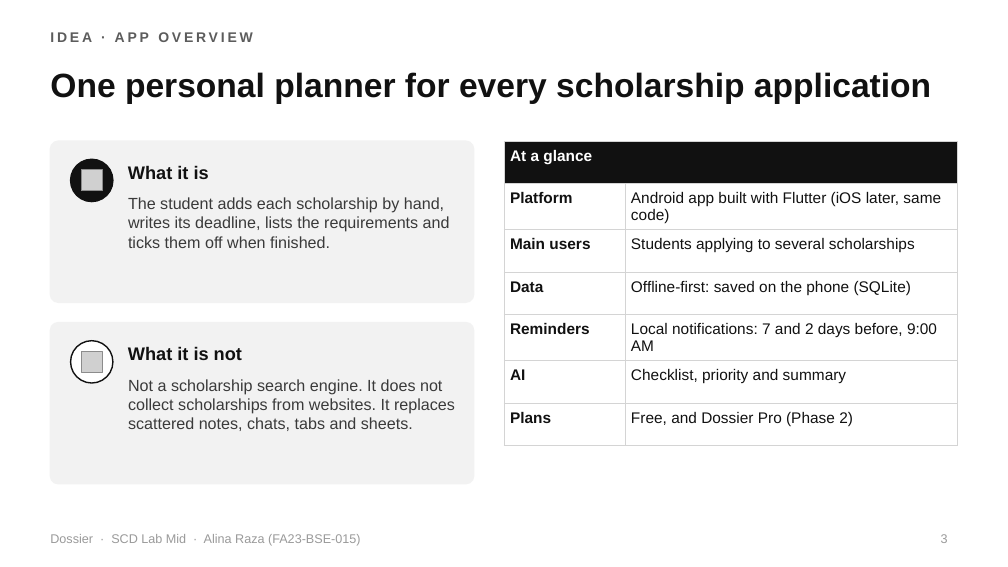
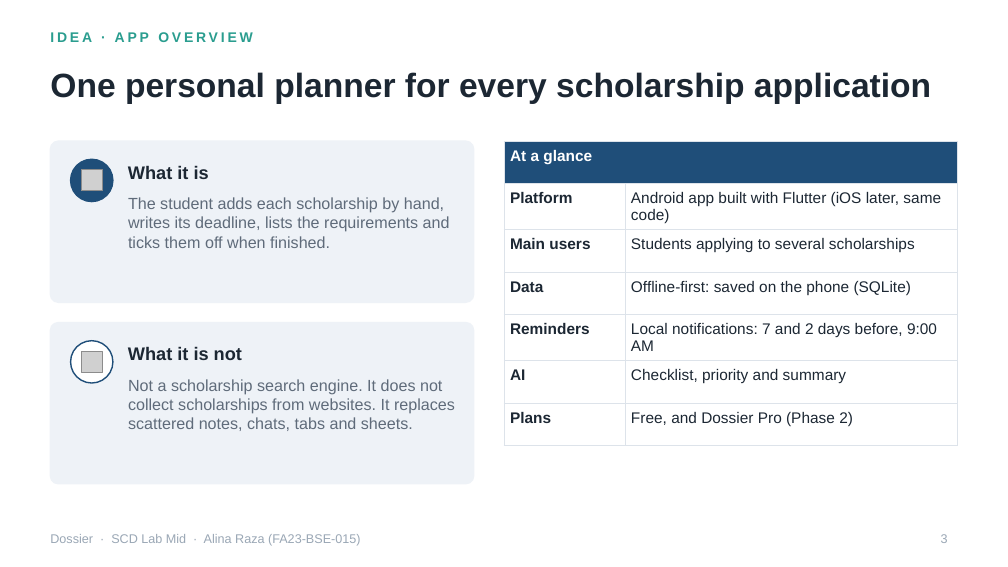
Before and after one commit to alinaraza2017/dossier, a slide deck: slide 3 of presentation_prep/02_Dossier_SCD_Lab_Mid.pptx. Drawn at 1008x567 pixels with LibreOffice and Linux fonts; fonts in the diff are those of the drawing; grey boxes stand for pictures. Boxes give left, top, right and bottom in pixels: in the first picture for what was removed or moved away, otherwise in the second. Text is boxed around its words. In the diff, an @@ line names an element or a change of style, - is before the commit and + after.

```diff
--- a/presentation_prep/02_Dossier_SCD_Lab_Mid.pptx
+++ b/presentation_prep/02_Dossier_SCD_Lab_Mid.pptx
@@ text "IDEA · APP OVERVIEW" at <box>50,32,253,42</box>: text colour #5C5C5C to #2A9D8F @@
@@ rounded rectangle at <box>50,141,474,302</box>: fill #F2F2F2 to #EEF2F7; outline #F2F2F2 1 pt to #EEF2F7 1 pt @@
@@ table at <box>504,141,958,430</box> @@
@@ fill #111111 to #1F4E79 in row 1, column 1 @@
@@ text colour #111111 to #1C2733 @@
@@ borders changed @@
@@ ellipse at <box>71,159,113,202</box>: fill #111111 to #1F4E79; outline #111111 1 pt to #1F4E79 1 pt @@
@@ text "The student adds each scholarship ..." at <box>128,197,450,248</box>: text colour #3A3A3A to #5F6B7A @@
@@ rounded rectangle at <box>50,323,474,484</box>: fill #F2F2F2 to #EEF2F7; outline #F2F2F2 1 pt to #EEF2F7 1 pt @@
@@ ellipse at <box>71,341,113,383</box>: outline #111111 1 pt to #1F4E79 1 pt @@
@@ text colour #111111 to #1C2733 in 3 elements at <box>50,72,931,104</box>, <box>128,165,209,179</box>, <box>128,346,242,360</box> @@
@@ text "Not a scholarship search engine. ..." at <box>128,379,455,431</box>: text colour #3A3A3A to #5F6B7A @@
@@ text "Dossier · SCD Lab Mid ..." at <box>50,534,360,546</box>: text colour #9A9A9A to #9AA7B5 @@
@@ page number at <box>941,534,948,543</box>: text colour #9A9A9A to #9AA7B5 @@
```
Also in this commit, not shown: 32 other slides changed, 5 other files.
